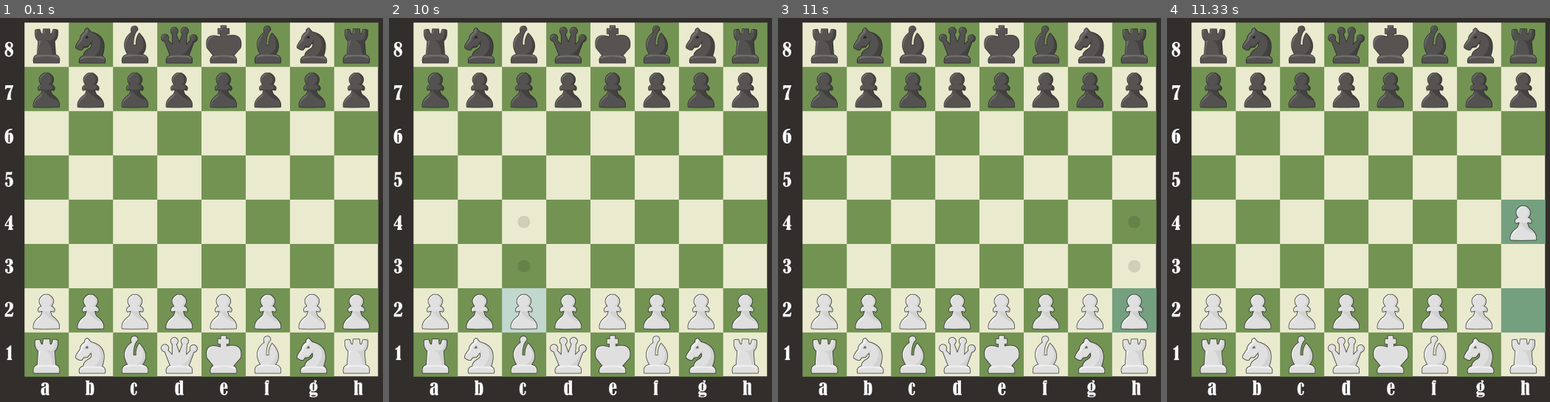
Above: before the commit, frames 1-4 (left to right).
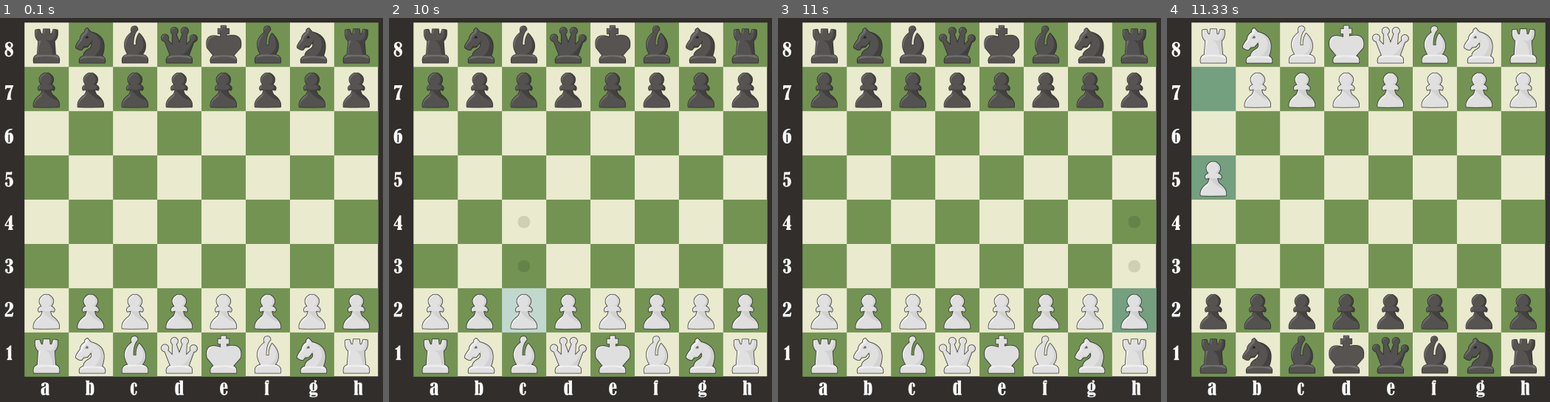
Above: after the commit, the same moments.

Repository: JohnPullmann/ChessPygame
Game: pygame game, started from game.py
The game is run twice, just before and just after one commit, with the same random seed, the same clock (stepped at 60 frames per second) and the same inputs.
Inputs (mouse positions are in pixels of both pictures, inside the frame that each line leads up to):
- Up to frame 1 (0.1 s): no input
- Up to frame 2 (10 s): click (664, 79) at 0.38 s; click (438, 336) at 0.72 s; click (465, 363) at 1.05 s; click (outside the picture) at 1.38 s; click (511, 294) at 4.55 s; click (423, 329) at 5.45 s; click (outside the picture) at 5.78 s; click (683, 336) at 6.12 s; click (outside the picture) at 6.45 s; move the mouse to (660, 344) at 7.3 s; click (660, 344) at 7.35 s; move the mouse to (408, 106) at 7.63 s; click (408, 106) at 7.68 s; move the mouse to (637, 313) at 7.97 s; click (637, 313) at 8.02 s; click (492, 306) at 9.48 s; click (546, 302) at 9.82 s
- Up to frame 3 (11 s): click (1153, 321) at 10.15 s
- Up to frame 4 (11.33 s): press the mouse at (1369, 198) at 11.03 s; move the mouse to (1435, 202) at 11.13 s; release the mouse at (1504, 202) at 11.27 s

Frames 1-3 are identical in both runs. In frame 4, 19% of the frame differs, in the area x 6-99%, y 1-93%.

Commit message:
Fix not being able to attack piece attacking king and Add switching sides after moves

Diff:
--- a/game.py
+++ b/game.py
@@ -1,7 +1,7 @@
 import pygame
 import os
 from game_board import Board, Piece, Pawn, Knight, Bishop, Rook, Queen, King, Player
-from game_board import board_pos_to_coords, coords_to_board_pos
+from game_board import board_pos_to_coords, coords_to_board_pos, inverse_board_pos, draw_item
 
 
 FPS = 60
@@ -12,6 +12,9 @@
 BOARD_COLOR = "board2"
 WIDTH, HEIGHT = 800, 600
 FULLSCREEN = False
+game_mode = "PvP 1 Device"
+if game_mode == "PvP 1 Device":
+    switching_board = True
 
 pygame.init()
 
@@ -28,48 +31,57 @@
 
 def main():
 
-
     def draw() -> None:
+        color_on_turn = board.player_on_turn.color
+
         WINDOW.fill(BACKGROUND_COLOR)
-        WINDOW.blit(board.board_image, board.position_of_board)
-        WINDOW.blit(board.identifiers_image, board.position_of_identifiers)
-
+
+        # draw board
+        draw_item(WINDOW, board, color_on_turn, board.board_image, coords = board.position_of_board)
+
+        # draw identifiers
+        draw_item(WINDOW, board, color_on_turn, board.identifiers_image, coords = board.position_of_identifiers)
+
+        # draw selected squares
         if board.last_turn[0] != () and board.last_turn[1] != ():
-            start_turn_board_coords = board_pos_to_coords(board, board.last_turn[0])
-            end_turn_board_coords = board_pos_to_coords(board, board.last_turn[1])
-
-            WINDOW.blit(board.selected_square_image, start_turn_board_coords)
-            WINDOW.blit(board.selected_square_image, end_turn_board_coords)
-
+            draw_item(WINDOW, board, color_on_turn, board.selected_square_image, board_pos = board.last_turn[0], switching = True)
+            draw_item(WINDOW, board, color_on_turn, board.selected_square_image, board_pos = board.last_turn[1], switching = True)
+
+        # draw square on selected piece
         if board.selected_piece != None:
-            selected_square_board_coords = board_pos_to_coords(board, board.selected_piece.board_pos)
-            WINDOW.blit(board.selected_square_image, selected_square_board_coords)
-
+            draw_item(WINDOW, board, color_on_turn, board.selected_square_image, board_pos = board.selected_piece.board_pos, switching = True)
+
+            # draw valid moves
             for valid_move in board.selected_piece.valid_moves:
-                valid_move_coords = board_pos_to_coords(board, (valid_move[0],valid_move[1]))
                 if valid_move[2] == True:
-                    WINDOW.blit(board.valid_move_attack_image, valid_move_coords)
+                    draw_item(WINDOW, board, color_on_turn, board.valid_move_attack_image, board_pos = (valid_move[0],valid_move[1]), switching = True)
                 else:
-                    WINDOW.blit(board.valid_move_image, valid_move_coords)
-
+                    draw_item(WINDOW, board, color_on_turn, board.valid_move_image, board_pos = (valid_move[0],valid_move[1]), switching = True)
+
+        #draw square holding piece is over
         if board.holding_piece != None:
-            mouse_on_square_board_pos, mouse_on_square_board_coords = board.mouse_on_square
-            if mouse_on_square_board_coords != -1:
-                WINDOW.blit(board.holding_over_square_image, mouse_on_square_board_coords)
-
-
+            if board.mouse_on_square[1] != -1:
+                draw_item(WINDOW, board, color_on_turn, board.holding_over_square_image, coords = board.mouse_on_square[1])
+
+        # draw chess pieces
         for p in board.all_pieces:
             #print(p ,p.image, p.coords)
-            WINDOW.blit(p.image, p.coords)
-
+            if p != board.holding_piece:
+                draw_item(WINDOW, board, color_on_turn, image = p.image, board_pos = p.board_pos, switching = True)
+
+        # draw piece holding piece
         if board.holding_piece != None:
-            WINDOW.blit(board.holding_piece.image, board.holding_piece.coords)
-
+            #WINDOW.blit(board.holding_piece.image, board.holding_piece.coords)
+            draw_item(WINDOW, board, color_on_turn, image = board.holding_piece.image, coords = board.holding_piece.coords)
+
+        # draw table to choose from piece after pawn gets to the end
         if board.choosing_piece != None:
             if board.choosing_piece.color == "white":
-                WINDOW.blit(board.choose_piece_white_image, board.choosing_piece.coords)
+                #WINDOW.blit(board.choose_piece_white_image, board.choosing_piece.coords)
+                draw_item(WINDOW, board, color_on_turn, image = board.choose_piece_white_image, board_pos = board.choosing_piece.board_pos, switching = True)
             else:
-                WINDOW.blit(board.choose_piece_black_image, (board.choosing_piece.coords[0], board.choosing_piece.coords[1]-(board.size_of_board/8*3)))
+                #WINDOW.blit(board.choose_piece_black_image, (board.choosing_piece.coords[0], board.choosing_piece.coords[1]-(board.size_of_board/8*3)))
+                draw_item(WINDOW, board, color_on_turn, image = board.choose_piece_black_image, board_pos = (board.choosing_piece.board_pos[0], board.choosing_piece.board_pos[1]-3), switching = True)
 
         pygame.display.update()
 
@@ -134,6 +146,10 @@
     def selected_piece_drop(mouse_x: float, mouse_y: float) -> None:
         if board.selected_piece != None:
             new_board_pos = coords_to_board_pos(board, (mouse_x, mouse_y))
+
+            if switching_board == True:
+                    if board.player_on_turn.color == "black":
+                        new_board_pos = inverse_board_pos(new_board_pos)
             if new_board_pos != -1:
                 new_piece_pos = board_pos_to_coords(board, new_board_pos)
 
@@ -216,7 +232,8 @@
                     mouse_x, mouse_y = pygame.mouse.get_pos()
 
                     if board.choosing_piece == None:
-                        board.select_piece(mouse_x, mouse_y)
+                        board.select_piece(mouse_x, mouse_y, switching_board, board.player_on_turn.color)
+                        holding_piece_move(mouse_x, mouse_y)
 
 
                 if event.type == pygame.MOUSEBUTTONUP:
@@ -262,6 +279,13 @@
 # - add draw Threefold Repetition
 # - add 50-Move Rule
 
+#Switch sides when black is on move
+    #switch drawing board pieces
+    #switch input
+    #switch board id
+
+
+
 # - cant defend check by pieces error
 # - Delete class objects after removing them
 # - error maximum recursion p_attacking king validate moves -> add if saves king -> p_attacking king validate moves
--- a/game_board.py
+++ b/game_board.py
@@ -16,7 +16,27 @@
     else:
         return -1
 
-
+def inverse_board_pos(board_pos) -> tuple:
+    return (7-board_pos[0], 7-board_pos[1])
+
+def inverse_coords_pos(gameBoard, coords) -> tuple:
+    return ((2*gameBoard.position_of_board[0])+gameBoard.size_of_board-coords[0], (2*gameBoard.position_of_board[1])+gameBoard.size_of_board-coords[1])
+
+def draw_item(WINDOW, board, color_on_turn, image, coords = None, board_pos = False, switching = False, ) -> None:
+    if switching:
+        if color_on_turn == "black":
+            if coords != None:
+                coords = inverse_coords_pos(board, coords)
+            elif board_pos != None:
+                board_pos = inverse_board_pos(board_pos)
+            else:
+                print("Did not provide coords or board position for drawing item!")
+                return -1
+
+    if coords == None:
+        coords = board_pos_to_coords(board, board_pos)
+
+    WINDOW.blit(image, coords)
 
 class Board():
     def __init__(self, WIDTH: int = 800, HEIGHT: int = 800):
@@ -137,8 +157,12 @@
 
         self.rec.update(*self.position_of_board, self.size_of_board, self.size_of_board)
 
-    def select_piece(self, mouse_x: float, mouse_y: float) -> None:
+    def select_piece(self, mouse_x: float, mouse_y: float, switching_board, color_on_turn) -> None:
         mouse_board_pos = coords_to_board_pos(self, (mouse_x, mouse_y))
+        if switching_board == True:
+                if color_on_turn == "black":
+                    mouse_board_pos = inverse_board_pos(mouse_board_pos)
+
         if mouse_board_pos != -1:
             mouse_on_piece = self.board[mouse_board_pos[0]][mouse_board_pos[1]]
             if mouse_on_piece != None:
@@ -340,6 +364,12 @@
     def attack(self, dest_board_pos) -> bool:
         des_col, des_row = dest_board_pos
         attacked_piece = self.board.board[des_col][des_row]
+
+        # If you attack piece attacking your king make king safe
+        if self.your_king.endangered:
+            if self.your_king.enemy_piece_attacking == attacked_piece:
+                self.your_king.endangered = False
+
         self.board.board[des_col][des_row] = None
         self.board.all_pieces.remove(attacked_piece)
         if attacked_piece.color == "white":
@@ -364,7 +394,7 @@
                 return False
 
 
-    def will_endanger_his_king(self):
+    def will_endanger_his_king(self, destination):
         king_state_b, king_state_w = self.board.black_king.endangered, self.board.white_king.endangered
         self.board.board[self.board_pos[0]][self.board_pos[1]] = None
         for piece in self.board.all_pieces:
@@ -375,17 +405,26 @@
             self.board.black_king.endangered, self.board.white_king.endangered = king_state_b, king_state_w
             return False
         else:
-            self.board.black_king.endangered, self.board.white_king.endangered = king_state_b, king_state_w
-            #print("--------------------------------------------------------endangered king ", self)
-            return True
+
+            if destination == self.your_king.enemy_piece_attacking.board_pos:
+                #print("--------------------------------------------------------endangered king ", self)
+                #print(destination)
+                self.board.black_king.endangered, self.board.white_king.endangered = king_state_b, king_state_w
+                #print("==============================", self.board.black_king.endangered)
+                return False
+            else:
+
+                self.board.black_king.endangered, self.board.white_king.endangered = king_state_b, king_state_w
+                #print("--------------------------------------------------------endangered king ", self)
+                return True
 
     def valid_moves_append(self, des_col, des_row, attack, potent_pos_validation):
         if potent_pos_validation == False:
             if isinstance(self, King):
                 self.your_king = self
-                if not self.will_endanger_his_king():
+                if not self.will_endanger_his_king((des_col, des_row)):
                     self.valid_moves.append((des_col, des_row, attack))
-            elif (self.your_king.endangered == True) or (not self.will_endanger_his_king()):
+            elif (self.your_king.endangered == True) or (not self.will_endanger_his_king((des_col, des_row))):
                 self.valid_moves.append((des_col, des_row, attack))
 
 
